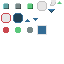
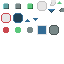
Layers edited between the first and the second (64, 64) image:
painted on "Background" over [49, 8, 64, 35]
